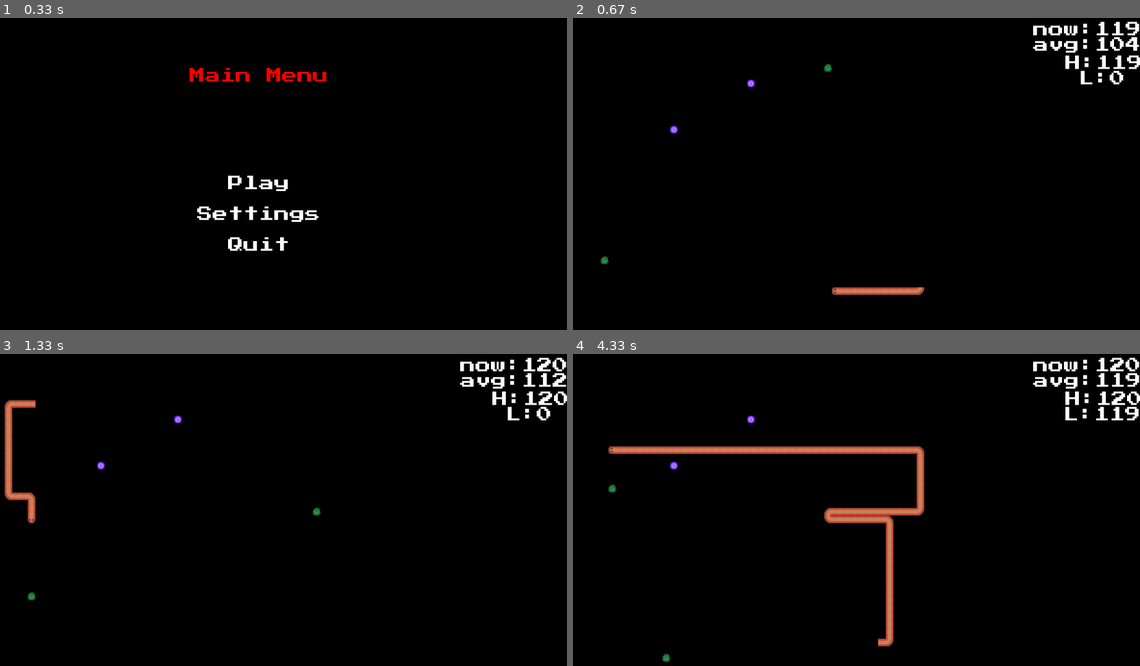
Above: before the commit, frames 1-4 (two rows, left to right).
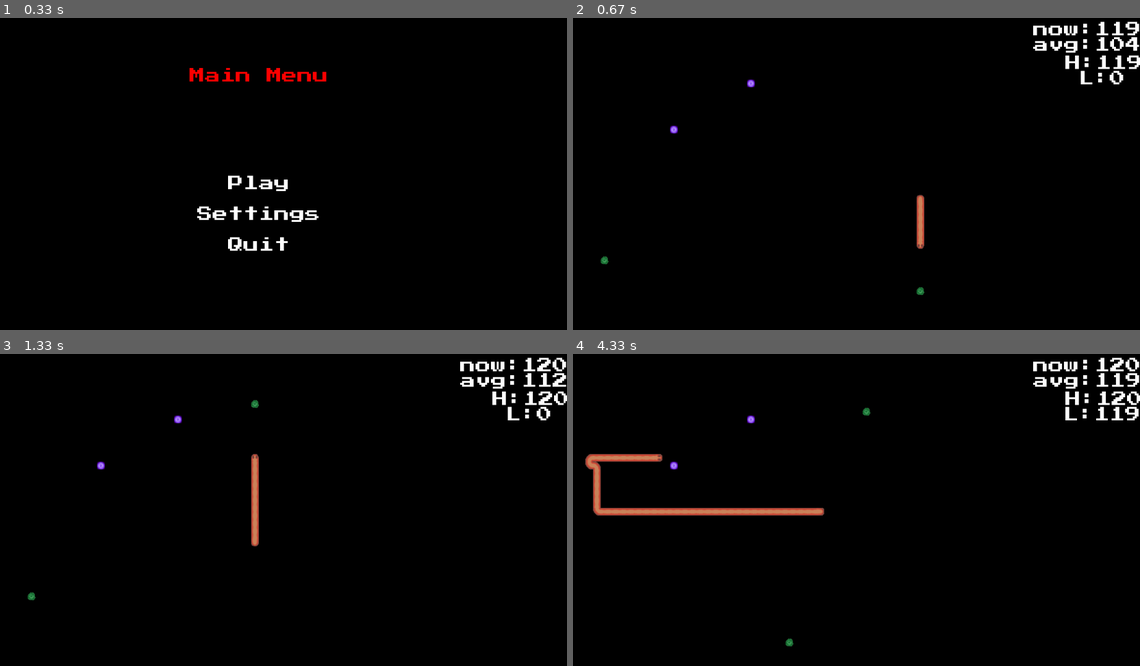
Above: after the commit, the same moments.

Repository: nmurphy101/Pygame2DFramework
Game: pygame game, started from main.py
Two runs of this game, one before a commit and one after it. Both use one fixed random seed, a clock stepped at 60 frames per second and the inputs below.
Inputs (mouse positions are in pixels of both pictures, inside the frame that each line leads up to):
- Up to frame 1 (0.33 s): no input
- Up to frame 2 (0.67 s): click (828, 183) at 0.38 s
- Up to frame 3 (1.33 s): no input
- Up to frame 4 (4.33 s): no input

Frame 1 is identical in both runs. In frame 2, 0.7% of the frame differs, in the area x 44-62%, y 14-89%; in frame 3, 1.3%; in frame 4, 4.6%, in the area x 2-62%, y 17-99%.

Commit message:
Added snake tail end image correctly

Diff:
--- a/pkg/snake_game/entities/snake/snake.py
+++ b/pkg/snake_game/entities/snake/snake.py
@@ -126,8 +126,8 @@
                 append_dirty_rects(self.children[-1])
                 # Only move/render the last child to front of the train
                 self.children[-1].draw(obj_container, updated_refresh)
-                # Change the new last child's image
-                self.children[-1]
+                # Change the new last child's image to the tail
+                self.children[-1].make_end_img()
 
     def grow(self, eaten_obj):
         '''
@@ -284,6 +284,7 @@
         # Entity's visual representation
         self.image = pygame.Surface((self.size, self.size))
         self.image.fill(self.obj_color)
+        self.img_index = 2
         # Entity is a rectangle object
         self.rect = self.image.get_rect(topleft=self.position)
         #
@@ -316,37 +317,64 @@
         # Moving up
         if self.parent.direction == 0:
             if self.parent.child_prev_direction == self.parent.direction:
-                self.image = self.parent.sprite_images[0]
+                self.img_index = 0
             elif self.parent.child_prev_direction == 1:
-                self.image = self.parent.sprite_images[5]
+                self.img_index = 5
             elif self.parent.child_prev_direction == 3:
-                self.image = self.parent.sprite_images[4]
+                self.img_index = 4
         # Moving down
         elif self.parent.direction == 2:
             if self.parent.child_prev_direction == self.parent.direction:
-                self.image = self.parent.sprite_images[0]
+                self.img_index = 0
             elif self.parent.child_prev_direction == 1:
-                self.image = self.parent.sprite_images[2]
+                self.img_index = 2
             elif self.parent.child_prev_direction == 3:
-                self.image = self.parent.sprite_images[3]
+                self.img_index = 3
         # Moving left
         elif self.parent.direction == 3:
             if self.parent.child_prev_direction == self.parent.direction:
-                self.image = self.parent.sprite_images[1]
+                self.img_index = 1
             elif self.parent.child_prev_direction == 0:
-                self.image = self.parent.sprite_images[2]
+                self.img_index = 2
             elif self.parent.child_prev_direction == 2:
-                self.image = self.parent.sprite_images[5]
+                self.img_index = 5
         # Moving right
         elif self.parent.direction == 1:
             if self.parent.child_prev_direction == self.parent.direction:
-                self.image = self.parent.sprite_images[1]
+                self.img_index = 1
             elif self.parent.child_prev_direction == 0:
-                self.image = self.parent.sprite_images[3]
+                self.img_index = 3
             elif self.parent.child_prev_direction == 2:
-                self.image = self.parent.sprite_images[4]
+                self.img_index = 4
         else:
-            self.image = self.image
+            self.img_index = self.img_index
+
+        self.image = self.parent.sprite_images[self.img_index]
+        self.parent_dir = self.parent.direction
+
+    def make_end_img(self):
+        ahead_img_index = self.parent.children[-2].img_index
+        if ahead_img_index in [0, 4, 5]:
+            if self.parent_dir == 0:
+                self.img_index = 6
+            elif self.parent_dir == 1:
+                self.img_index = 8
+            elif self.parent_dir == 3:
+                self.img_index = 9
+            else:
+                self.img_index = 7
+        elif ahead_img_index in [1, 2, 3]:
+            if self.parent_dir == 1:
+                self.img_index = 8
+            elif self.parent_dir == 0:
+                self.img_index = 6
+            elif self.parent_dir == 0:
+                self.img_index = 7
+            else:
+                self.img_index = 9
+        self.image = self.parent.sprite_images[self.img_index]
+        # Render the tail segment based on it's parameters
+        self.screen.blit(self.image, self.position)
 
     def interact(self, interacting_obj):
         # Play interacting_obj death sound
--- a/pkg/snake_game/game.py
+++ b/pkg/snake_game/game.py
@@ -176,7 +176,7 @@
         # player_snake = Snake(self.alpha_screen, self.screen, self.screen_size, self.app, player=True)
         # player_snake.speed_mod = .75
         enemy_snake = Snake(self.alpha_screen, self.screen, self.screen_size, self.app)
-        enemy_snake.speed_mod = 60
+        enemy_snake.speed_mod = 2
         enemy_snake.killable = False
         # enemy_snake2 = Snake(self.alpha_screen, self.screen, self.screen_size, self.app)
         # enemy_snake2.speed_mod = 3
